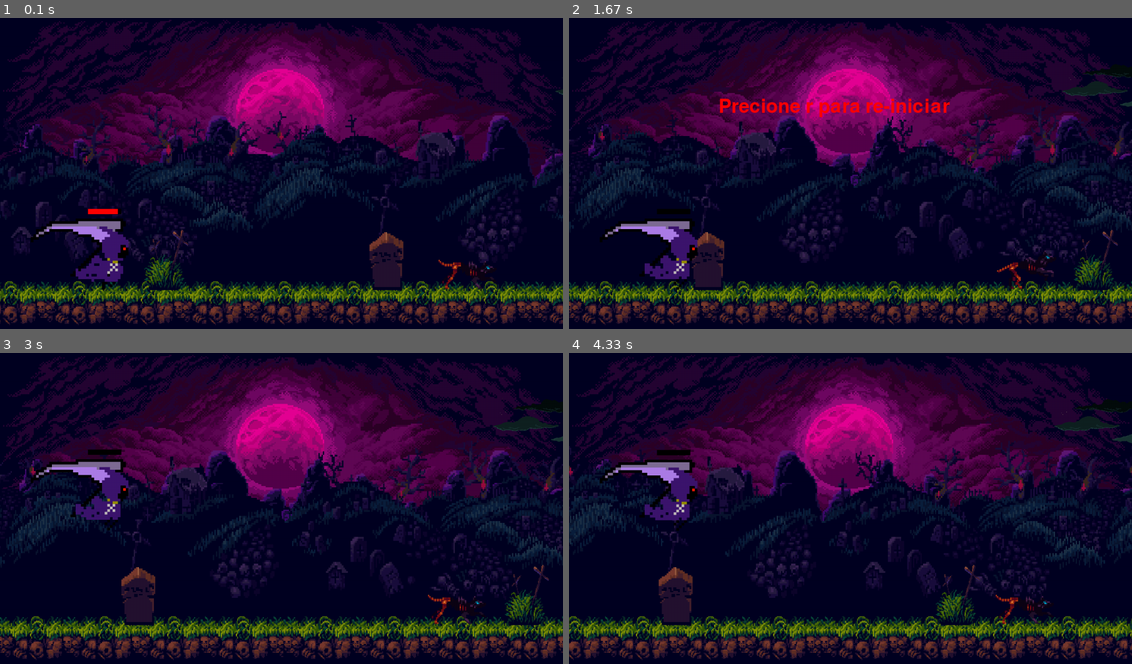
Above: before the commit, frames 1-4 (two rows, left to right).
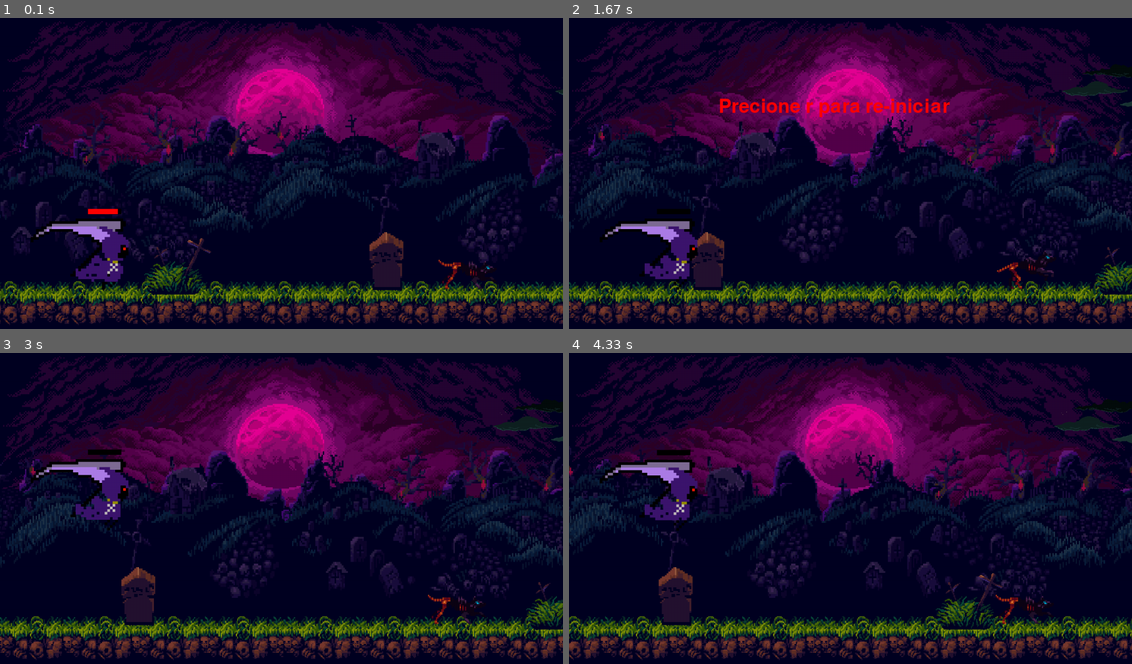
Above: after the commit, the same moments.

Repository: mmvbs/Cleanse-your-ghost
Game: pygame game, started from CYG.py
Two runs of this game, one before a commit and one after it. Both use one fixed random seed, a clock stepped at 60 frames per second and the inputs below.
Inputs:
- Up to frame 1 (0.1 s): no input
- Up to frame 2 (1.67 s): tap Space at 0.33, 0.73, 1.03, 1.57 s
- Up to frame 3 (3 s): tap Space at 1.87, 2.07, 2.37, 2.63, 2.97 s
- Up to frame 4 (4.33 s): tap Space at 3.27, 4.07 s; tap R at 3.33 s; tap J at 3.67 s

The runs differ from the first frame. In frame 1, 0.9% of the frame differs, in the area x 25-38%, y 68-89%; in frame 2, 0.9%, in the area x 89-100%, y 68-89%; in frame 3, 0.9%; in frame 4, 0.9%.

Commit message:
ajuste em textura e feature de ataque

Diff:
--- a/CYG.py
+++ b/CYG.py
@@ -33,7 +33,7 @@
 
 #fantasma.load_images()
 def iniciar():
-    global jogador, tumulo, fantasma, mundo, nuvem
+    global jogador, tumulo, fantasma, mundo, nuvem, moita
     jogador = pl.Player(largura, altura, tela)
     jogador.load_images()
     mundo = mu.Mundo(largura, altura, tela)
@@ -72,6 +72,9 @@
     if jogador.checar_colisaoataque(moita):
         moita.bushLarge_x = 1290
         jogador.ataquerect = pygame.Rect(jogador.x_player +150, 700, 200, 150)
+        fantasma.velocidade = 3
+    if jogador.checar_colisao(moita):
+        fantasma.velocidade = 0.5
     if jogador.checar_colisao(fantasma):
         tela.blit(pygame.font.Font.render(pygame.font.Font(None, 64), "Você capturou o fantasma", True, (0, 255, 0)), ((largura/2)-200, altura/2))
         mundo.velocidade = 0
@@ -93,7 +96,6 @@
             iniciar()
 
     if jogador.checar_colisao(tumulo):
-         #  tela.blit(pygame.font.Font.render(pygame.font.Font(None, 64), "Você perdeu", True, (255, 0, 0)), ((largura/2)-200, altura/2))
         mundo.velocidade = 0
         tumulo.velocidade = 0
         moita.velocidade = 0
--- a/classes/moita.py
+++ b/classes/moita.py
@@ -8,7 +8,7 @@
         self.tela = tela
         self.velocidade = 12
         self.bushLarge_x = 400
-        self.bushLarge_y = 480
+        self.bushLarge_y = 500
         self.rect = pygame.Rect(self.bushLarge_x, 500, 90, 100)
 
 
@@ -17,12 +17,12 @@
         base_path = os.path.abspath(os.path.join(os.path.dirname(__file__), '..', 'texturas'))
         sprite_path = os.path.join(base_path, "bush-large.png")
         self.bushLarge = pygame.image.load(sprite_path)
-        self.bushLarge = pygame.transform.scale(self.bushLarge, (100, 140))
+        self.bushLarge = pygame.transform.scale(self.bushLarge, (152, 130))
         self.image = self.bushLarge
         self.image_rect = self.image.get_rect()
 
     def draw(self):
-         self.tela.blit(self.bushLarge, (self.bushLarge_x, 480))
+         self.tela.blit(self.bushLarge, (self.bushLarge_x, 500))
     def update(self):
         self.bushLarge_x -= self.velocidade
         if self.bushLarge_x <= -self.bushLarge.get_width():
